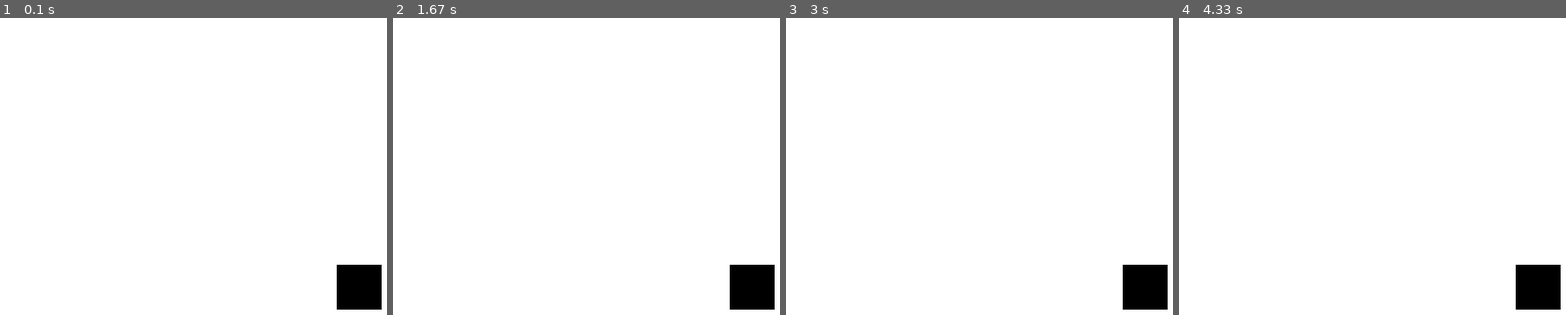
Above: before the commit, frames 1-4 (left to right).
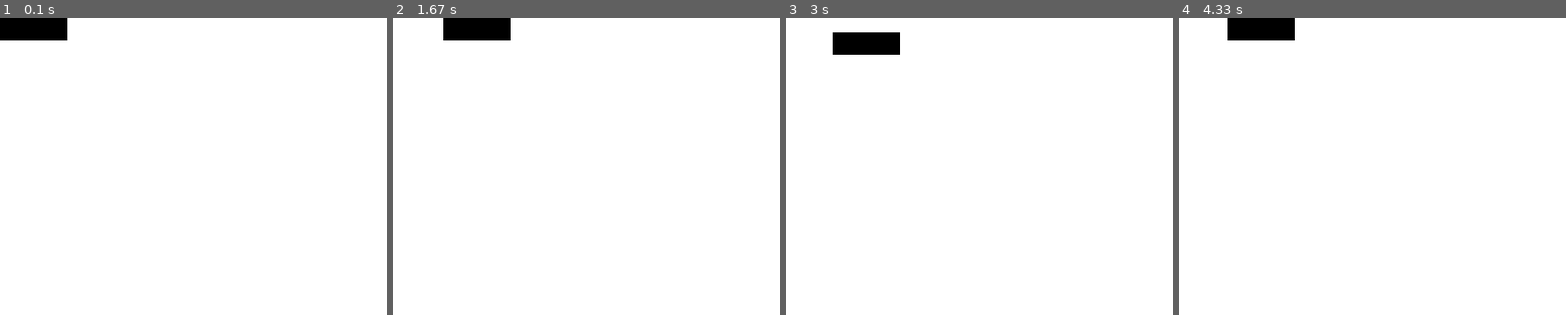
Above: after the commit, the same moments.

Repository: NikaBotchorishvili/Pygame--project
Game: pygame game, started from main.py
Two runs of this game, one before a commit and one after it. Both use one fixed random seed, a clock stepped at 60 frames per second and the inputs below.
Inputs:
- Up to frame 1 (0.1 s): no input
- Up to frame 2 (1.67 s): hold W 0.33-0.8 s; hold Right 0.33-0.8 s; hold Right 0.83-1.3 s
- Up to frame 3 (3 s): hold Right 1.67-2.13 s; hold A 2.17-2.7 s; hold Down from 2.73 s (still down)
- Up to frame 4 (4.33 s): release Down at 3.03 s; hold A 3.07-3.47 s; hold Up 3.5-3.87 s; hold D from 3.9 s (still down)

The runs differ from the first frame. In frame 1, 3.1% of the frame differs, in the area x 0-99%, y 0-99%; in frame 2, 3.1%; in frame 3, 3.1%; in frame 4, 3.1%.

Commit message:
player movement

Diff:
--- a/main.py
+++ b/main.py
@@ -6,6 +6,43 @@
 )
 
 pygame.init()
+class Player(pygame.sprite.Sprite):
+    def __init__(self):
+        super(Player, self).__init__()
+        self.speed = 1
+        self.surf = pygame.Surface([75, 25])
+        self.surf.fill([0, 0, 0])
+        self.rect = self.surf.get_rect()
+
+    def update(self, pressed_keys):
+        # PLAYER CONTROLLER
+        if pressed_keys[K_w] or pressed_keys[K_UP]:
+            self.rect.move_ip(0, -self.speed)
+
+        if pressed_keys[K_s] or pressed_keys[K_DOWN]:
+            self.rect.move_ip(0, self.speed)
+
+        if pressed_keys[K_a] or pressed_keys[K_LEFT]:
+            self.rect.move_ip(-self.speed, 0)
+
+        if pressed_keys[K_d] or pressed_keys[K_RIGHT]:
+            self.rect.move_ip(self.speed, 0)
+
+
+        #   MAKING SURE THAT PLAYER DOESN'T GO OUT OF BOUNDS
+        if self.rect.top <= 0:
+            self.rect.top = 0
+
+        if self.rect.bottom >= SCREEN_HEIGHT:
+            self.rect.bottom = SCREEN_HEIGHT
+
+        if self.rect.left <= 0:
+            self.rect.left = 0
+
+        if self.rect.right >= SCREEN_WIDTH:
+            self.rect.right = SCREEN_WIDTH
+
+
 pygame.display.set_caption('The most amazing game!')
 
 SCREEN_WIDTH = 800
@@ -14,6 +51,7 @@
 screen = pygame.display.set_mode([SCREEN_WIDTH, SCREEN_HEIGHT])
 
 running = True
+player = Player()
 
 while running:
     posX = 100
@@ -26,15 +64,12 @@
         elif event.type == QUIT:
             running = False
 
+    pressedKeys = pygame.key.get_pressed()
+    player.update(pressedKeys)
+
     screen.fill([255,255,255])
 
-    surf = pygame.Surface([50, 50])
-
-    surf.fill([0,0,0])
-
-    rect = surf.get_rect()
-
-    screen.blit(surf, [(SCREEN_WIDTH-surf.get_width()) / 2, (SCREEN_HEIGHT-surf.get_height()) / 2])
+    screen.blit(player.surf, player.rect)
     pygame.display.flip()
 
 pygame.quit()
